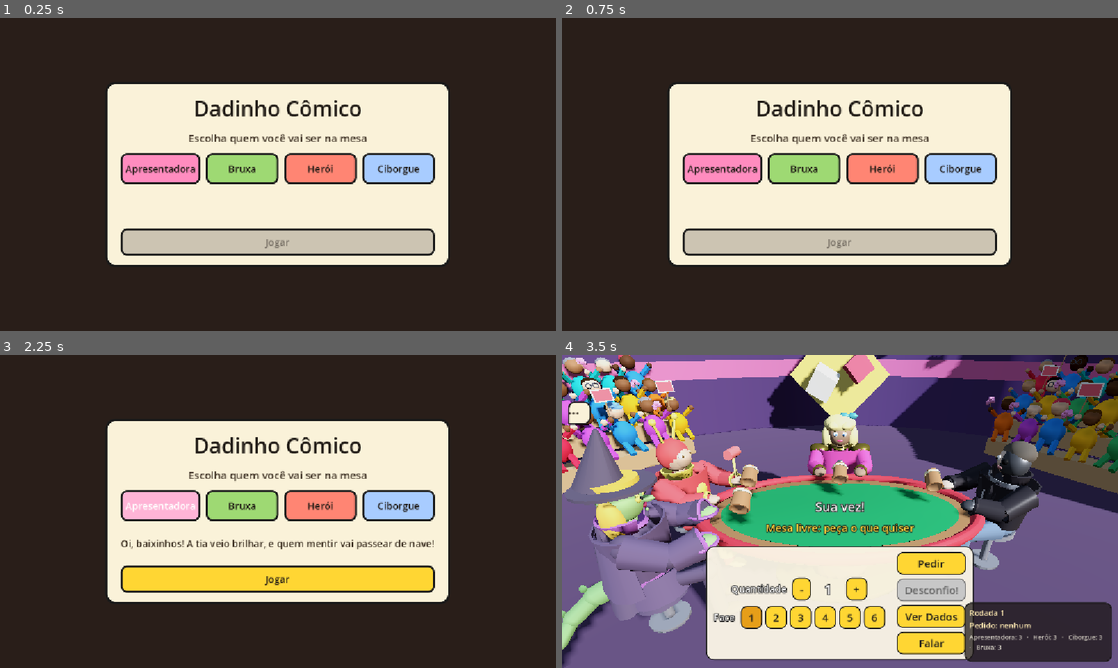
Above: before the commit, frames 1-4 (two rows, left to right).
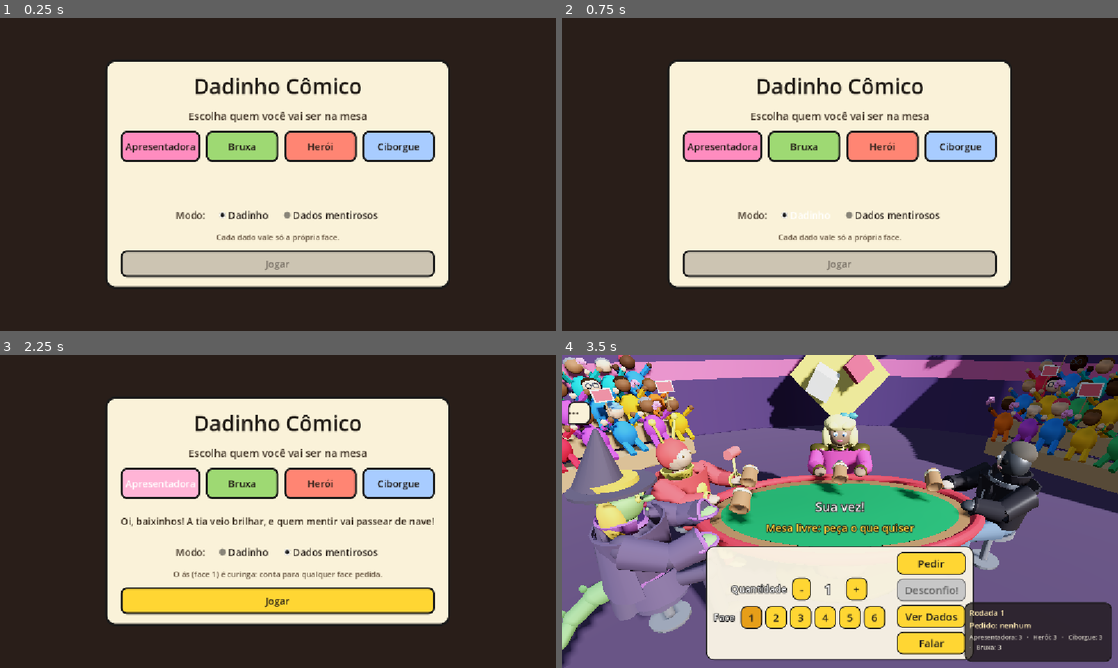
Above: after the commit, the same moments.

Repository: thiegoabcsampaio/DadinhoComico
Game: Godot game, scene res://Scenes/Menu.tscn
Two runs of this game, one before a commit and one after it. Both use one fixed random seed, a clock stepped at 60 frames per second and the inputs below.
Inputs (mouse positions are in pixels of both pictures, inside the frame that each line leads up to):
- Up to frame 1 (0.25 s): no input
- Up to frame 2 (0.75 s): click (806, 215) at 0.5 s, where only the run after the commit has a clickable "Dadinho"
- Up to frame 3 (2.25 s): click (328, 552) at 1.25 s, where only the run after the commit has a clickable "Dados mentirosos"; click "Apresentadora" at 2 s
- Up to frame 4 (3.5 s): click "Jogar" at 2.75 s

The runs differ from the first frame. In frame 1, 26% of the frame differs, in the area x 19-81%, y 14-86%; in frame 2, 25%; in frame 3, 27%; in frame 4, nothing differs.

Commit message:
feat: modo de jogo no menu (Dadinho / Dados mentirosos) com as curinga
A regra do as curinga ja existia no BetValidator, mas estava desligada e
sem forma de ligar. Agora e uma escolha do jogador, no menu, ao lado da
escolha de personagem:
- Dadinho: cada dado vale so a propria face (padrao)
- Dados mentirosos: o as (face 1) conta para qualquer face pedida

Partida.ases_curinga atravessa a cena e Main repassa ao validador antes de
comecar. A IA ja lia esse interruptor: com ele ligado ela calcula 2/6 de
chance por face em vez de 1/6, entao joga diferente sozinha.
O modo escolhido abre o log da partida. Regra registrada no game_bible.

Co-Authored-By: Claude Opus 5 <noreply@anthropic.com>
Claude-Session: https://claude.ai/code/session_01KrJF875Dizs3zvuj1SFffF

Diff:
--- a/Scripts/Main.gd
+++ b/Scripts/Main.gd
@@ -77,6 +77,8 @@
 			_ias[assento] = ia
 	ids.sort()
 
+	# Modo escolhido no menu: no "Dados mentirosos" o ás vale por qualquer face.
+	jogo.validador.ases_curinga = Partida.ases_curinga
 	jogo.iniciar_jogo(ids, DiceSystem.DADOS_INICIAIS, semente, nomes)
 
 	efeitos.configurar(camera, ambiente.environment)
@@ -89,6 +91,8 @@
 	for id in ids:
 		hud.cores_jogadores[id] = CORES.get(_controladores[id].name, Color.WHITE)
 	hud.configurar(jogo, JOGADOR_HUMANO, camera, ancoras)
+	hud.registrar_evento(DialogueLoader.get_fmt("ui", "log_modo",
+		[DialogueLoader.get_text("ui", "modo_mentirosos" if Partida.ases_curinga else "modo_dadinho")]))
 	for id in _ias:
 		hud.registrar_evento(DialogueLoader.get_fmt("ui", "log_nivel",
 			[jogo.nome(id), _ias[id].nivel, NpcAI.NIVEIS]))
--- a/Scripts/Menu.gd
+++ b/Scripts/Menu.gd
@@ -32,6 +32,9 @@
 @onready var _apresentacao: Label = %Apresentacao
 @onready var _botao_jogar: Button = %BotaoJogar
 
+## Seletor de modo, montado por código logo abaixo dos personagens.
+var _dica_modo: Label
+
 
 func _ready() -> void:
 	_titulo.text = DialogueLoader.get_text("ui", "titulo_menu")
@@ -47,6 +50,7 @@
 		_estilizar(botao, COR_CARTAO.get(nome, Color(1.0, 0.84, 0.2)))
 		botao.pressed.connect(_escolher.bind(nome, botao))
 		_lista.add_child(botao)
+	_criar_modos()
 	_estilizar(_botao_jogar, Color(1.0, 0.84, 0.2))
 	_botao_jogar.pressed.connect(_jogar)
 
@@ -83,6 +87,53 @@
 		botao.add_theme_stylebox_override(estado, caixa)
 
 
+## Seletor de modo: duas opções exclusivas, com uma linha explicando o que
+## muda. Fica entre os personagens e o botão Jogar.
+func _criar_modos() -> void:
+	var coluna := _apresentacao.get_parent() as VBoxContainer
+	var indice := _apresentacao.get_index() + 1
+
+	var linha := HBoxContainer.new()
+	linha.alignment = BoxContainer.ALIGNMENT_CENTER
+	linha.add_theme_constant_override("separation", 24)
+	coluna.add_child(linha)
+	coluna.move_child(linha, indice)
+
+	var rotulo := Label.new()
+	rotulo.text = DialogueLoader.get_text("ui", "titulo_modo")
+	rotulo.add_theme_font_size_override("font_size", 20)
+	rotulo.add_theme_color_override("font_color", Color(0.25, 0.2, 0.15))
+	linha.add_child(rotulo)
+
+	var grupo := ButtonGroup.new()
+	for curinga in [false, true]:
+		var opcao := CheckBox.new()
+		opcao.text = DialogueLoader.get_text("ui", "modo_mentirosos" if curinga else "modo_dadinho")
+		opcao.button_group = grupo
+		opcao.button_pressed = curinga == Partida.ases_curinga
+		opcao.add_theme_font_size_override("font_size", 20)
+		opcao.add_theme_color_override("font_color", Color(0.15, 0.12, 0.1))
+		opcao.add_theme_color_override("font_hover_color", Color(0.15, 0.12, 0.1))
+		opcao.add_theme_color_override("font_pressed_color", Color(0.15, 0.12, 0.1))
+		linha.add_child(opcao)
+		opcao.pressed.connect(_definir_modo.bind(curinga))
+
+	_dica_modo = Label.new()
+	_dica_modo.add_theme_font_size_override("font_size", 16)
+	_dica_modo.add_theme_color_override("font_color", Color(0.4, 0.33, 0.25))
+	_dica_modo.horizontal_alignment = HORIZONTAL_ALIGNMENT_CENTER
+	coluna.add_child(_dica_modo)
+	coluna.move_child(_dica_modo, indice + 1)
+	_definir_modo(Partida.ases_curinga)
+
+
+func _definir_modo(curinga: bool) -> void:
+	Partida.ases_curinga = curinga
+	if _dica_modo != null:
+		_dica_modo.text = DialogueLoader.get_text("ui",
+			"modo_mentirosos_dica" if curinga else "modo_dadinho_dica")
+
+
 func _escolher(nome: String, botao: Button) -> void:
 	_escolhido = nome
 	for outro in _lista.get_children():
--- a/Scripts/Partida.gd
+++ b/Scripts/Partida.gd
@@ -7,3 +7,9 @@
 ## Nome do nó do personagem que o jogador controla (Scenes/NPCs/<nome>.tscn).
 ## Precisa ser uma chave de Main.PERFIS.
 var personagem: String = "Apresentadora"
+
+## Modo de jogo escolhido no menu.
+## false = Dadinho: cada dado vale só a própria face.
+## true  = Dados mentirosos: o ás (face 1) é curinga e conta para qualquer
+##         face, o que quase dobra a chance de cada pedido ser verdadeiro.
+var ases_curinga: bool = false
--- a/dialogues.json
+++ b/dialogues.json
@@ -28,6 +28,12 @@
 		"titulo_menu": "Dadinho Cômico",
 		"titulo_escolha": "Escolha quem você vai ser na mesa",
 		"botao_jogar": "Jogar",
+		"titulo_modo": "Modo:",
+		"modo_dadinho": "Dadinho",
+		"modo_mentirosos": "Dados mentirosos",
+		"modo_dadinho_dica": "Cada dado vale só a própria face.",
+		"modo_mentirosos_dica": "O ás (face 1) é curinga: conta para qualquer face pedida.",
+		"log_modo": "Modo: %s",
 		"log_rodada": "Rodada %d",
 		"titulo_log": "Histórico da partida",
 		"ultimo_pedido": "Precisa superar: %s",
Not shown, changed: docs/game_bible.md
